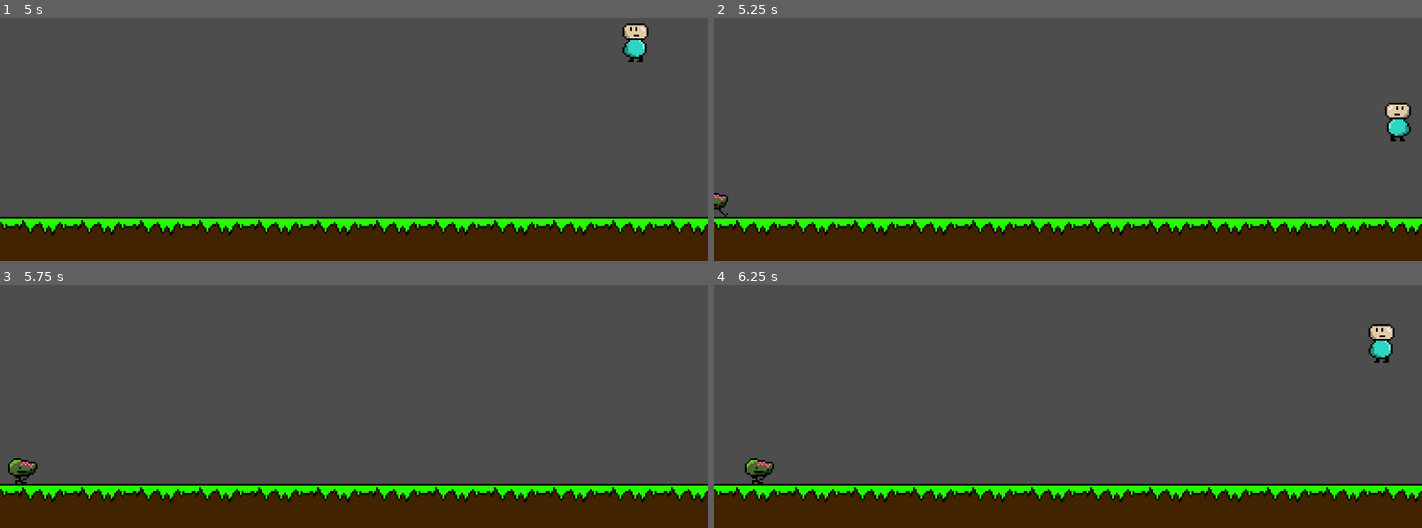
Above: before the commit, frames 1-4 (two rows, left to right).
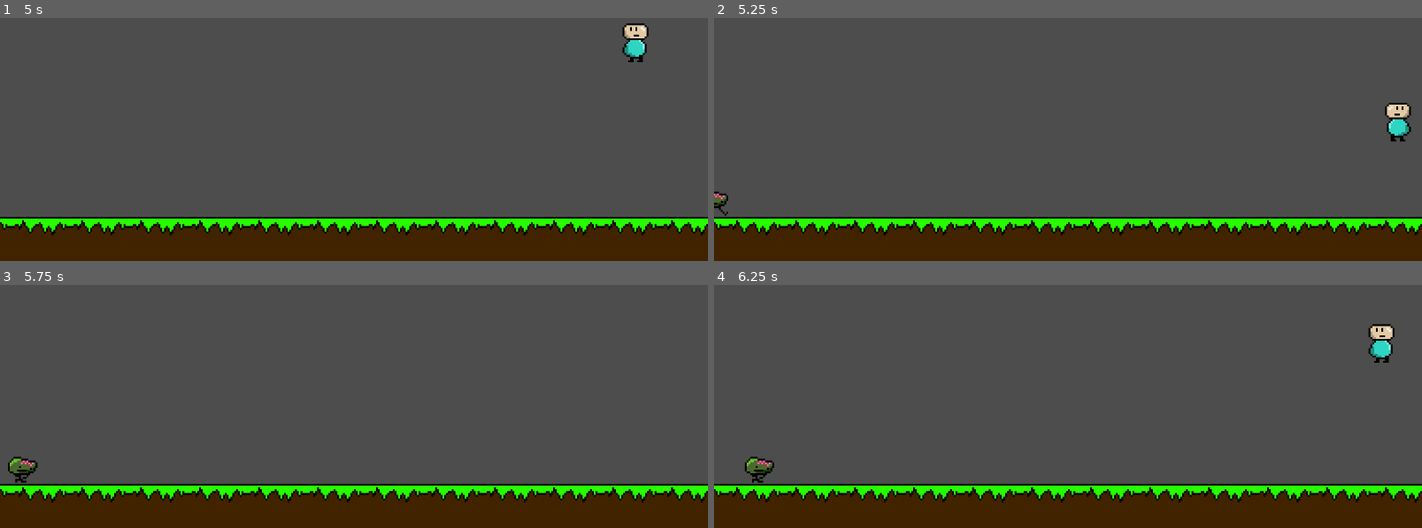
Above: after the commit, the same moments.

Repository: Maxwelltheguy/Platfighter_Godot
Game: Godot game, scene res://Scenes/world.tscn
The game is run twice, just before and just after one commit, with the same random seed, the same clock (stepped at 60 frames per second) and the same inputs. The engine's default icon, where the game draws it, is replaced by a stand-in: a white triangle on a blue panel in a dark square.
Inputs:
- Up to frame 1 (5 s): tap Enter (ui_accept) at 0.5 s; hold Z (run) 0.53-1.28 s; hold D (right) 0.53-2.03 s; tap Space (jump) at 0.77, 1.52, 3.02, 3.77, 4.52 s; tap Z (run) at 1.35, 2.85, 4.35 s; hold A (left) 2.03-2.78 s; hold Z (run) 2.03-2.78 s; hold D (right) 2.78-4.28 s; hold Z (run) 3.53-4.28 s; hold A (left) from 4.28 s (still down)
- Up to frame 2 (5.25 s): release A (left) at 5.03 s; hold D (right) from 5.03 s (still down); hold Z (run) from 5.03 s (still down)
- Up to frame 3 (5.75 s): keep holding D (right); keep holding Z (run)
- Up to frame 4 (6.25 s): release D (right) at 5.78 s; release Z (run) at 5.78 s; hold A (left) from 5.78 s (still down); tap Z (run) at 5.85 s; tap Space (jump) at 6.02 s

Frame 1 is identical in both runs. In frame 2, less than 0.1% of the frame differs, in the area x 0-2%, y 71-82%; in frame 3, 0.2%, in the area x 1-6%, y 70-82%; in frame 4, 0.2%.

Commit message:
quick fixes

Diff:
--- a/Platformer Test/Scenes/zombite.tscn
+++ b/Platformer Test/Scenes/zombite.tscn
@@ -101,10 +101,10 @@
 }]
 
 [sub_resource type="RectangleShape2D" id="RectangleShape2D_b2412"]
-size = Vector2(14, 10)
+size = Vector2(14, 12.55)
 
 [sub_resource type="RectangleShape2D" id="RectangleShape2D_1n8a0"]
-size = Vector2(16, 4)
+size = Vector2(12, 4)
 
 [node name="Zombite" type="CharacterBody2D"]
 script = SubResource("GDScript_22r1f")
@@ -115,7 +115,7 @@
 autoplay = "Idle"
 
 [node name="CollisionShape2D" type="CollisionShape2D" parent="."]
-position = Vector2(2, 11.1)
+position = Vector2(2, 10.275)
 shape = SubResource("RectangleShape2D_b2412")
 
 [node name="Area2D" type="Area2D" parent="."]
Not shown, changed: Platformer Test/export_presets.cfg
